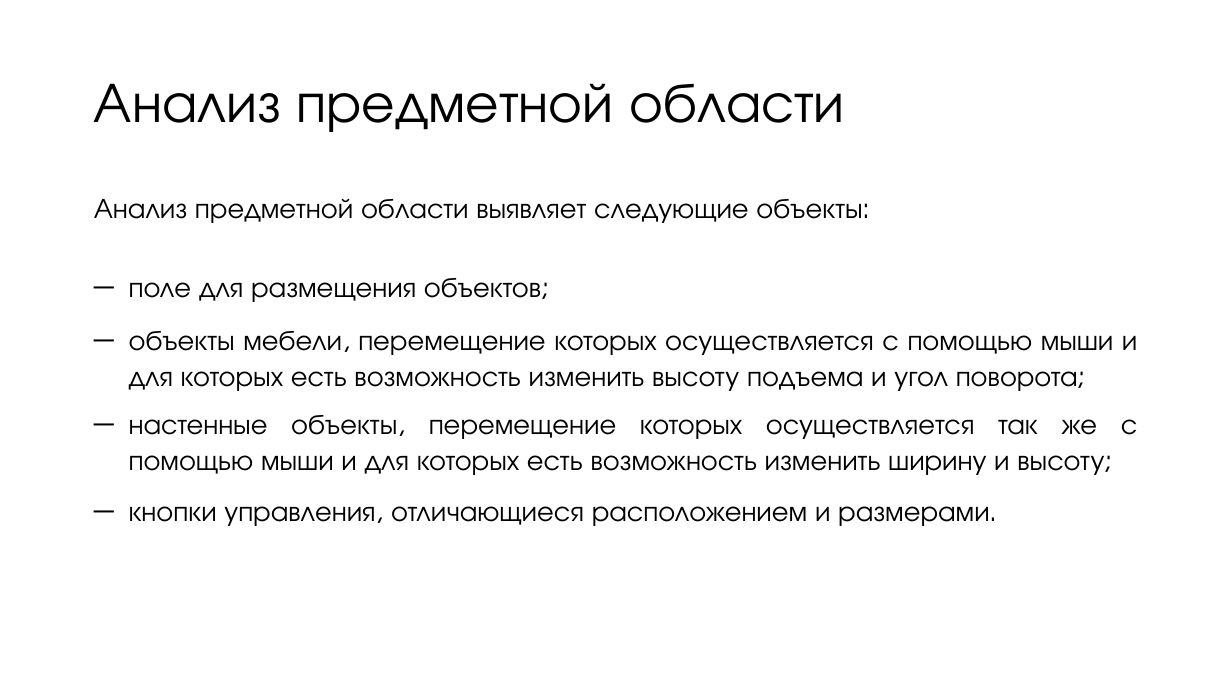
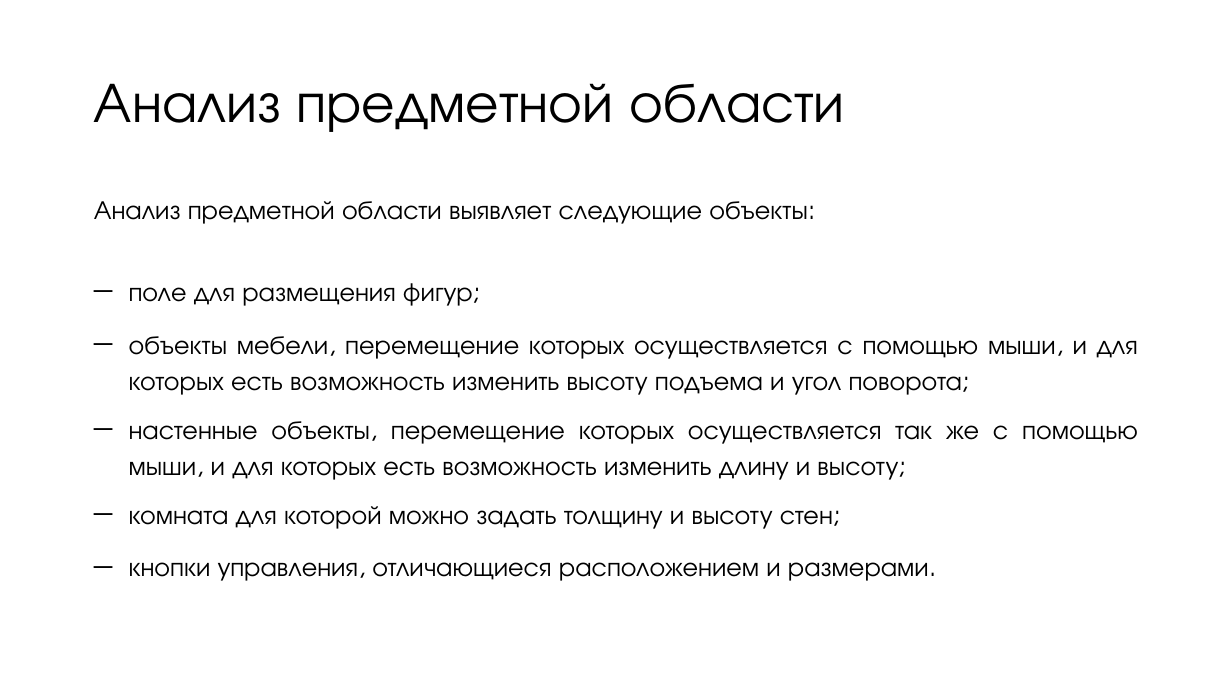
Before and after one commit to vladaderina/The-program-for-furniture-placement, a slide deck: slide 3 of Программа для размещения мебели.pptx. Drawn at 1232x693 pixels with LibreOffice and Linux fonts; fonts in the diff are those of the drawing. Boxes give left, top, right and bottom in pixels: in the first picture for what was removed or moved away, otherwise in the second. Text is boxed around its words. In the diff, an @@ line names an element or a change of style, - is before the commit and + after.

```diff
--- a/Программа для размещения мебели.pptx
+++ b/Программа для размещения мебели.pptx
@@ text at <box>94,201,929,581</box>: size 22 to 20.4 pt in "Анализ предметной области выявляет следующие объекты:", "кнопки управления, отличающиеся расположением и размерами."; line spacing 0.8 to 0.9; line spacing 1.05 to 1.15 @@
@@ text at <box>129,283,1138,529</box>: text changed; size 22 to 20.4 pt @@
-─ поле для размещения объектов;
-─ объекты мебели, перемещение которых осуществляется с помощью мыши и для которых есть возможность изменить высоту подъема и угол поворота;
-─ настенные объекты, перемещение которых осуществляется так же с помощью мыши и для которых есть возможность изменить ширину и высоту;
+─ поле для размещения фигур;
+─ объекты мебели, перемещение которых осуществляется с помощью мыши, и для которых есть возможность изменить высоту подъема и угол поворота;
+─ настенные объекты, перемещение которых осуществляется так же с помощью мыши, и для которых есть возможность изменить длину и высоту;
+─ комната для которой можно задать толщину и высоту стен;
```
Also in this commit, not shown: 8 other slides changed, 8 other files.
